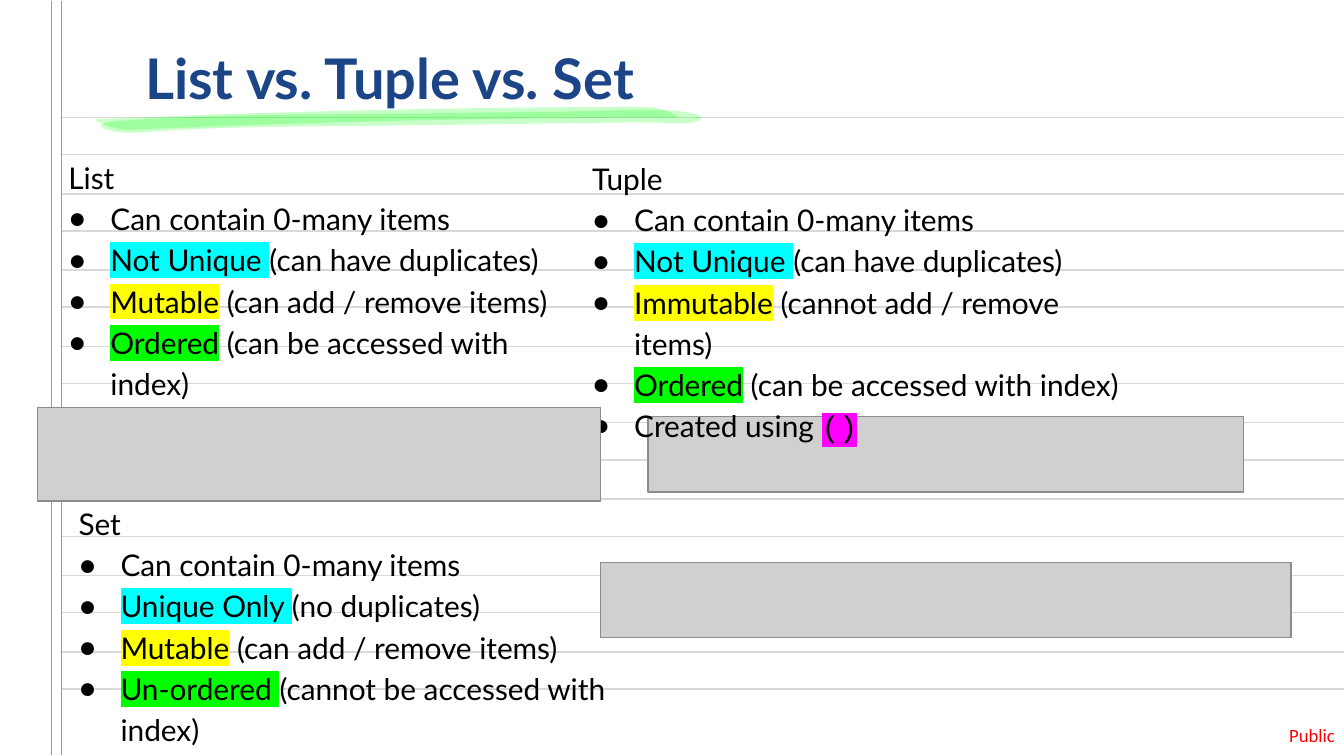
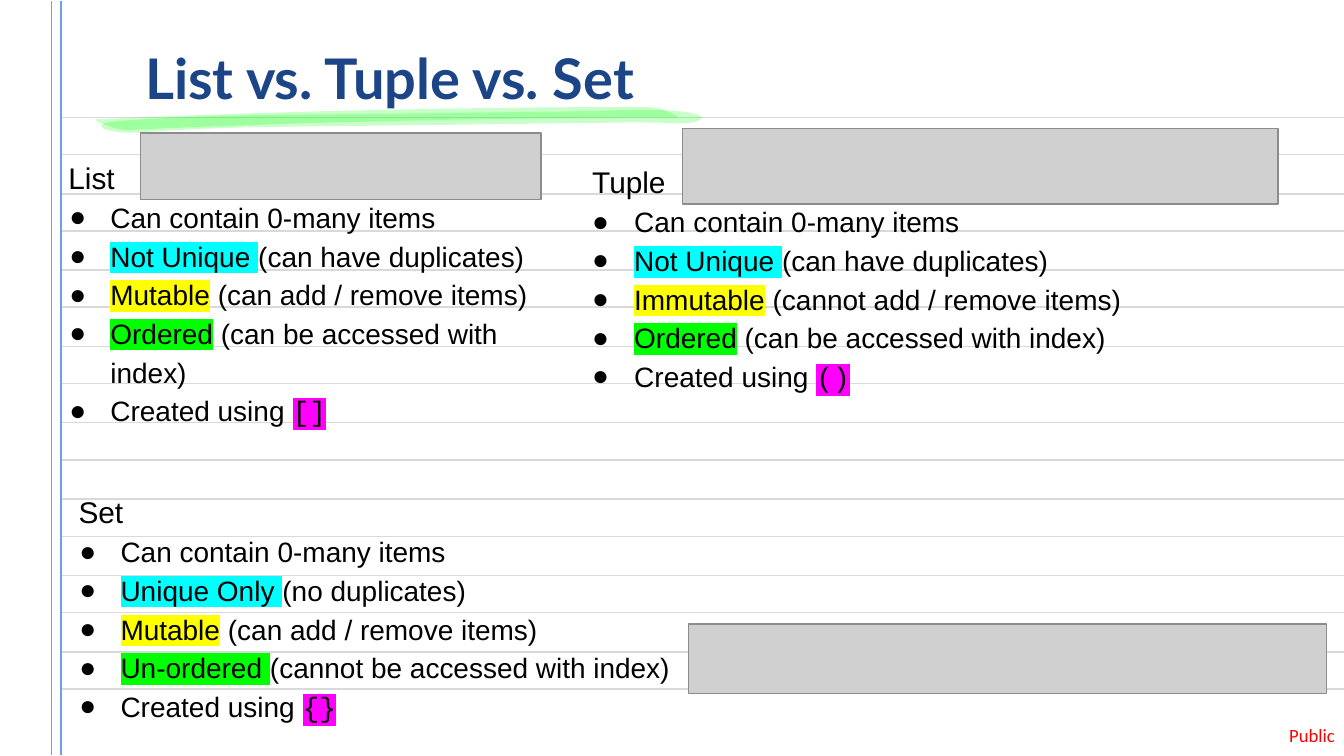
Before and after one commit to pi515/tech-mentorship, a slide deck: slide 5 of lessons/4-collections/4.3-sets/4.3.pptx. Drawn at 1344x756 pixels with LibreOffice and Linux fonts; fonts in the diff are those of the drawing; grey boxes stand for pictures. Boxes give left, top, right and bottom in pixels: in the first picture for what was removed or moved away, otherwise in the second. Text is boxed around its words. In the diff, an @@ line names an element or a change of style, - is before the commit and + after.

```diff
--- a/lessons/4-collections/4.3-sets/4.3.pptx
+++ b/lessons/4-collections/4.3-sets/4.3.pptx
@@ freeform shape at (x1=52, y1=1, x2=52, y2=755): outline #6D9EEB 0.62 pt to #6D9EEB 0.75 pt @@
@@ freeform shape at (x1=60, y1=1, x2=60, y2=755): outline #6D9EEB 0.62 pt to #6D9EEB 0.75 pt @@
@@ subtitle "List" at (x1=68, y1=167, x2=527, y2=426): font Lato to Arial, size 16 to 15 pt @@
@@ picture resized from (x1=38, y1=407, x2=601, y2=501) to (x1=141, y1=133, x2=542, y2=200) @@
@@ text "Tuple" at (x1=592, y1=171, x2=1121, y2=353): font Lato to Arial, size 16 to 15 pt; indent changed @@
@@ picture moved from (x1=648, y1=417, x2=1243, y2=492) to (x1=683, y1=129, x2=1278, y2=204) @@
@@ text "Set" at (x1=79, y1=502, x2=669, y2=722): font Lato to Arial, size 16 to 15 pt @@
@@ text "Set" moved from (x1=79, y1=513, x2=605, y2=745) to (x1=79, y1=502, x2=669, y2=722) @@
@@ picture resized from (x1=601, y1=563, x2=1292, y2=638) to (x1=688, y1=624, x2=1327, y2=694) @@
```
Also in this commit, not shown: 24 other slides changed, 11 slides added, 1 other file.
